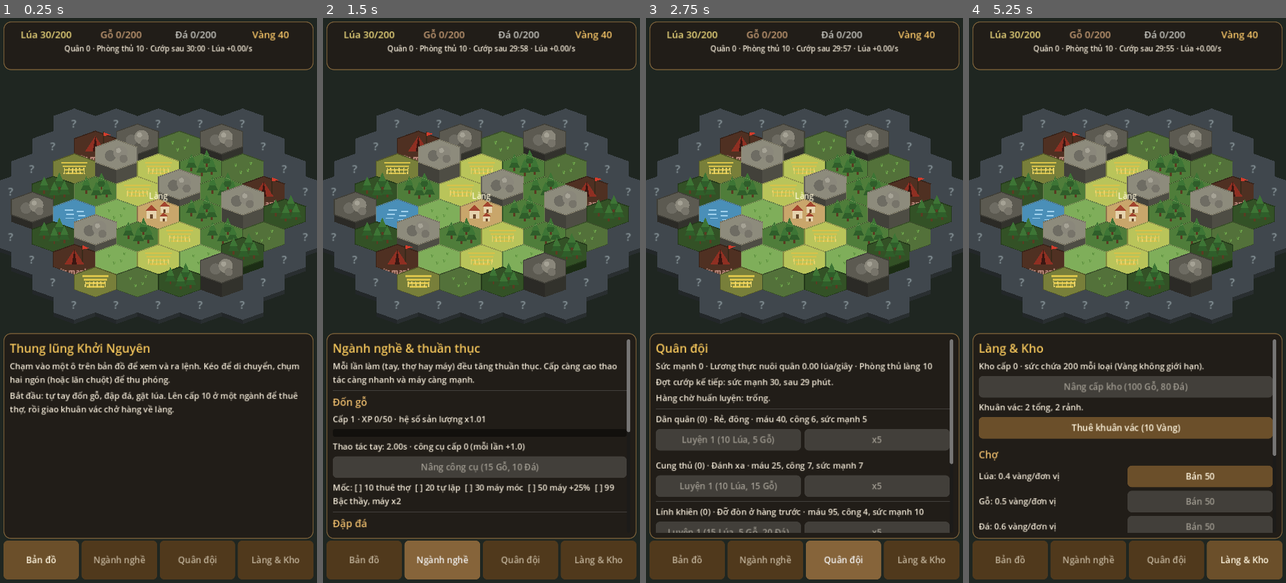
Above: before the commit, frames 1-4 (left to right).
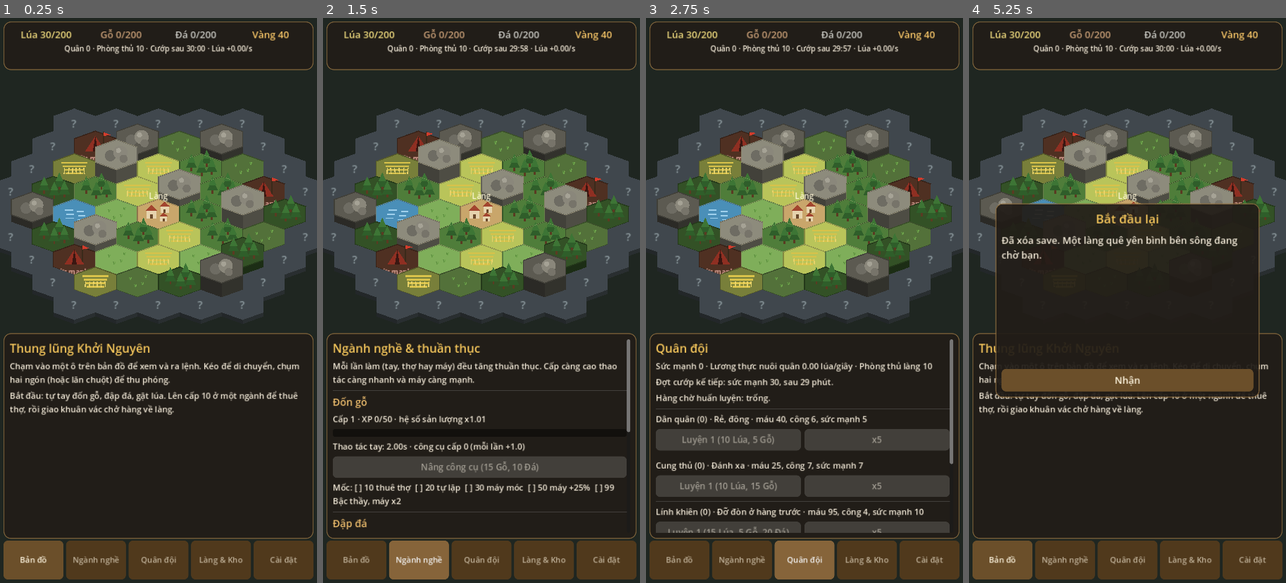
Above: after the commit, the same moments.

Repository: Toanh26/Idle_sur
Game: Godot game, scene res://scenes/Main.tscn
Two runs of this game, one before a commit and one after it. Both use one fixed random seed, a clock stepped at 60 frames per second and the inputs below.
Inputs (mouse positions are in pixels of both pictures, inside the frame that each line leads up to):
- Up to frame 1 (0.25 s): no input
- Up to frame 2 (1.5 s): click "Bản đồ" at 0.5 s; click "Ngành nghề" at 1.25 s
- Up to frame 3 (2.75 s): click "Quân đội" at 2 s
- Up to frame 4 (5.25 s): click (1251, 560) at 2.75 s, where only the run after the commit has a clickable "Cài đặt"; click (1127, 385) at 3.5 s, where only the run after the commit has a clickable "Lưu ngay"; click (1127, 464) at 4.25 s, where only the run after the commit has a clickable "Chơi lại từ đầu"; click (1051, 453) at 5 s, where only the run after the commit has a clickable "Xóa và chơi lại"

The runs differ from the first frame. In frame 1, 1.3% of the frame differs, in the area x 6-95%, y 92-100%; in frame 2, 1.8%; in frame 3, 2.4%; in frame 4, 34%, in the area x 1-99%, y 4-100%.

Commit message:
Thêm tab Cài đặt với nút chơi lại từ đầu có xác nhận
Co-Authored-By: Claude Opus 5.5 <noreply@anthropic.com>
Claude-Session: https://claude.ai/code/session_01NNxgZzkCUdo89QeDQ3JDBB

Diff:
--- a/scripts/ui.gd
+++ b/scripts/ui.gd
@@ -126,11 +126,11 @@
 	hb.add_theme_constant_override("separation", 6)
 	hb.mouse_filter = Control.MOUSE_FILTER_STOP
 	root.add_child(hb)
-	for pair in [["map", "Bản đồ"], ["skills", "Ngành nghề"], ["army", "Quân đội"], ["village", "Làng & Kho"]]:
+	for pair in [["map", "Bản đồ"], ["skills", "Ngành nghề"], ["army", "Quân đội"], ["village", "Làng & Kho"], ["settings", "Cài đặt"]]:
 		var b := Button.new()
 		b.text = pair[1]
 		b.size_flags_horizontal = Control.SIZE_EXPAND_FILL
-		b.add_theme_font_size_override("font_size", 20)
+		b.add_theme_font_size_override("font_size", 18)
 		b.pressed.connect(_on_tab.bind(pair[0]))
 		hb.add_child(b)
 		tab_buttons[pair[0]] = b
@@ -247,6 +247,8 @@
 			_build_army_tab()
 		"village":
 			_build_village_tab()
+		"settings":
+			_build_settings_tab()
 	for f in _live:
 		f.call()
 
@@ -621,13 +623,37 @@
 	_sep()
 	_sub("Nhật ký")
 	_label(func(): return "\n".join(PackedStringArray(Game.log_lines.slice(0, 10))))
+
+
+# =====================================================================
+#  Tab Cài đặt
+# =====================================================================
+func _build_settings_tab() -> void:
+	_title("Cài đặt")
+	_label(func(): return "Thời gian đã chơi: %s · Tự lưu mỗi %d giây." % [_fmt_time(Game.play_time), int(Data.AUTOSAVE_SEC)])
+	_button("Lưu ngay", _save_now)
 	_sep()
-	_sub("Công cụ riêng (dev)")
+	_sub("Chơi lại từ đầu")
+	if not _reset_armed:
+		_label("Xóa toàn bộ tiến độ (tài nguyên, thuần thục, lãnh thổ, quân đội) và bắt đầu lại ở làng quê.")
+		_button("Chơi lại từ đầu", _arm_reset)
+	else:
+		var warn := _label("Bạn chắc chắn muốn xóa save? Không thể hoàn tác.")
+		warn.add_theme_color_override("font_color", Color("ff8a7a"))
+		var row := _row()
+		_button("Xóa và chơi lại", _do_reset, Callable(), row)
+		_button("Hủy", _cancel_reset, Callable(), row)
+	_sep()
+	_sub("Công cụ thử nghiệm")
 	var row2 := _row()
-	_button(func(): return "Tốc độ x%d" % int(Game.world_speed), func(): _cycle_speed(), Callable(), row2)
+	_button(func(): return "Tốc độ thế giới x%d" % int(Game.world_speed), func(): _cycle_speed(), Callable(), row2)
 	_button("+500 mỗi loại", func(): _cheat(), Callable(), row2)
-	_button("Lưu ngay", _save_now, Callable(), row2)
-	_button("Chơi lại từ đầu (xóa save)", func(): _confirm_reset())
+
+
+func _fmt_time(s: float) -> String:
+	var h := int(s) / 3600
+	var m := (int(s) % 3600) / 60
+	return "%d giờ %d phút" % [h, m]
 
 
 func _save_now() -> void:
@@ -649,11 +675,26 @@
 var _reset_armed := false
 
 
-func _confirm_reset() -> void:
-	if not _reset_armed:
-		_reset_armed = true
-		Game.add_log("Bấm 'Chơi lại từ đầu' thêm lần nữa để xóa save.")
-		return
+func _arm_reset() -> void:
+	_reset_armed = true
+	_rebuild()
+
+
+func _cancel_reset() -> void:
+	_reset_armed = false
+	_rebuild()
+
+
+func _do_reset() -> void:
 	_reset_armed = false
 	selected = ""
+	army_pick = {}
+	popup.visible = false
+	if map_view:
+		map_view.selected = ""
+		map_view.cam.position = Vector2(0, 170)
+	Game.world_speed = 1.0
 	Game.reset_game()
+	tab = "map"
+	_rebuild()
+	show_popup("Bắt đầu lại", "Đã xóa save. Một làng quê yên bình bên sông đang chờ bạn.")
